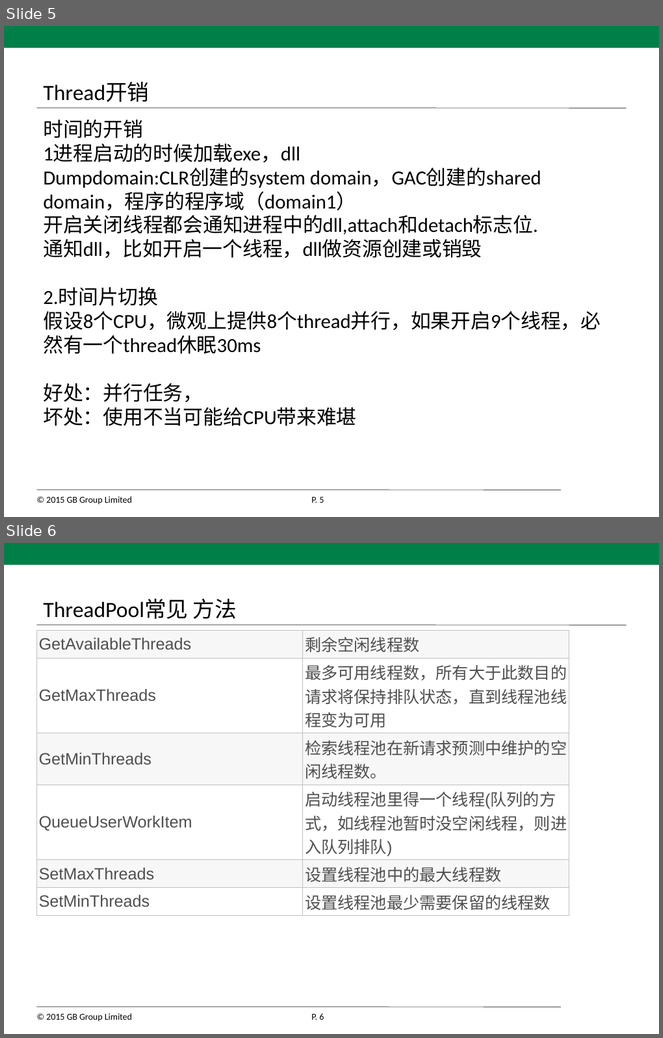
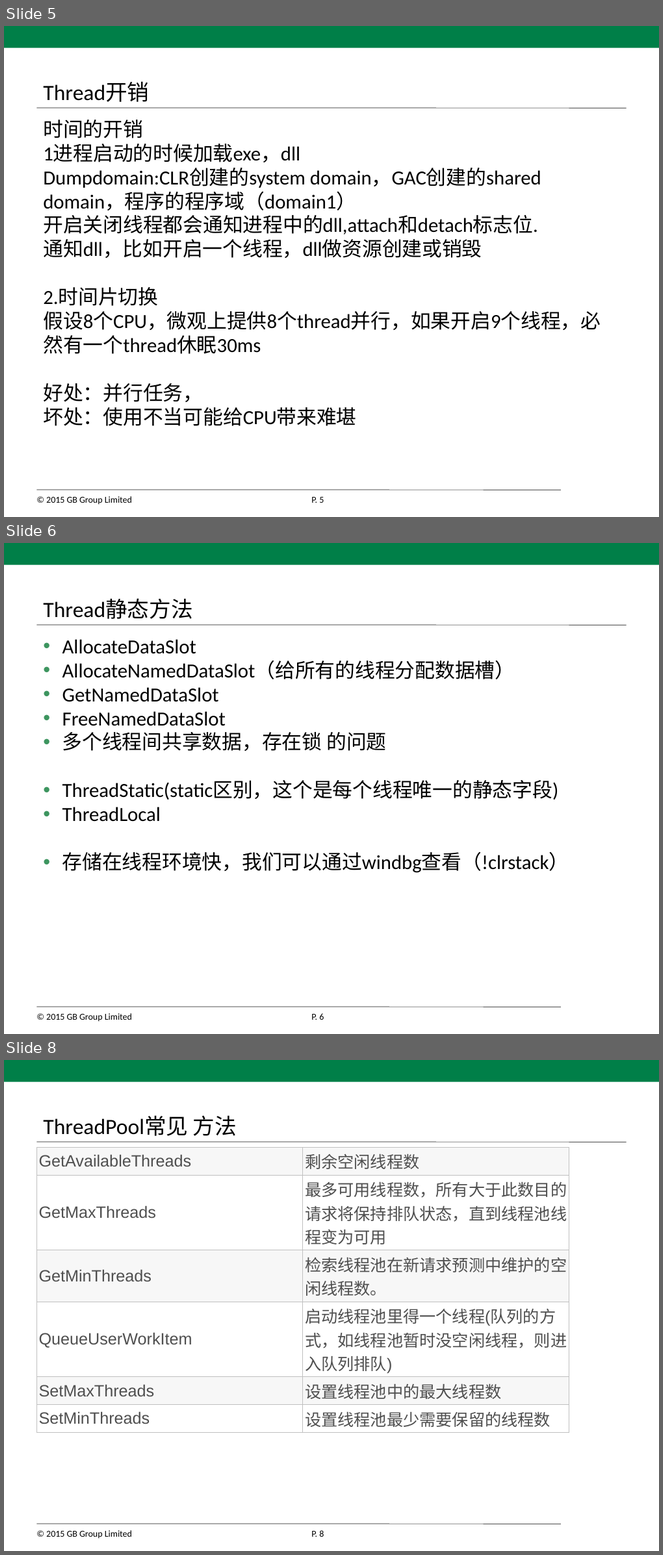
Before and after one commit to xiafeicn/AsyncProgram, a slide deck: 异步编程.pptx. Shown one above the other, each under a label of ours: slides 5 and 6 before the commit, slides 5, 6 and 8 after it; the slides between them are not shown. The pictures are 663x1038 and 663x1555 pixels, drawn with LibreOffice and Linux fonts; fonts in the diff are those of the drawing; background and template pictures are left out. Boxes give left, top, right and bottom in pixels: in the first picture for what was removed or moved away, otherwise in the second. Text is boxed around its words. In the diff, an @@ line names an element or a change of style, - is before the commit and + after.

Commit message:
多线程

```diff
--- a/异步编程.pptx
+++ b/异步编程.pptx
@@ slide 6 added at (4,543,659,1034), background #FFFFFF; not listed: 5 template elements that a slide beside it also shows @@
@@ title added at (43,599,192,619), 24 pt, text #000000 @@
+Thread静态方法
@@ text added at (62,639,570,873), 22 pt, text #000000 @@
+• AllocateDataSlot
+• AllocateNamedDataSlot（给所有的线程分配数据槽）
+• GetNamedDataSlot
+• FreeNamedDataSlot
+• 多个线程间共享数据，存在锁 的问题
+• ThreadStatic(static区别，这个是每个线程唯一的静态字段)
+• ThreadLocal
+• 存储在线程环境快，我们可以通过windbg查看（!clrstack）
@@ what was slide 6 is now slide 8 @@
@@ page number at (311,1531,324,1537): text changed @@
-P. 6
+P. 8
```
Also in this commit, not shown: 1 slide changed, 2 other slides added, 2 other files.
